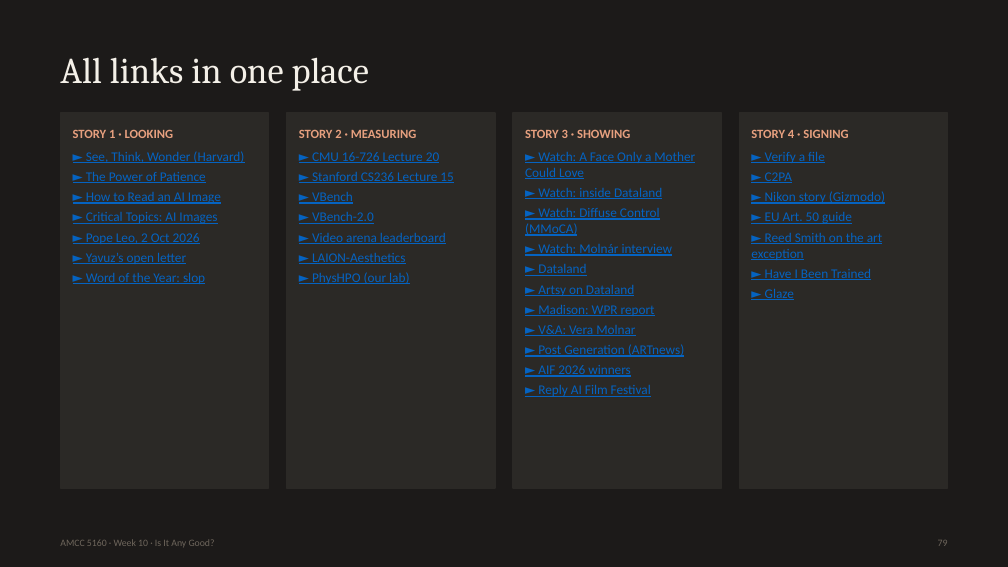
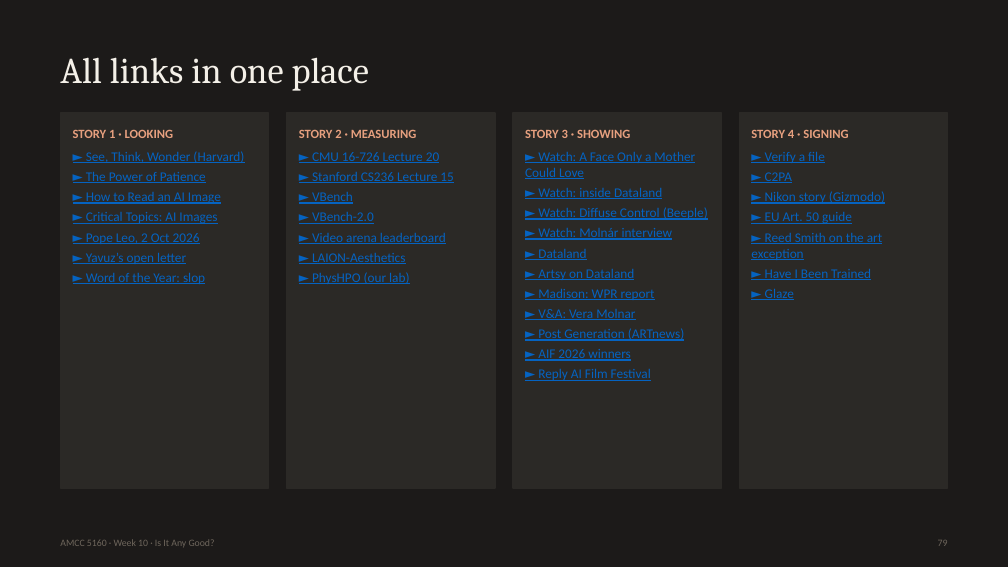
Before and after one commit to leehomyc/leehomyc.github.io, a slide deck: slide 79 of amcc5160/lecture-10/downloads/Lecture10_Slides.pptx. Drawn at 1008x567 pixels with LibreOffice and Linux fonts; fonts in the diff are those of the drawing. Boxes give left, top, right and bottom in pixels: in the first picture for what was removed or moved away, otherwise in the second. Text is boxed around its words. In the diff, an @@ line names an element or a change of style, - is before the commit and + after.

```diff
--- a/amcc5160/lecture-10/downloads/Lecture10_Slides.pptx
+++ b/amcc5160/lecture-10/downloads/Lecture10_Slides.pptx
@@ text at box(538, 207, 708, 220): text changed @@
-► Watch: Diffuse Control (MMoCA)
+► Watch: Diffuse Control (Beeple)
```
Also in this commit, not shown: 1 other slide changed, 9 other files.
